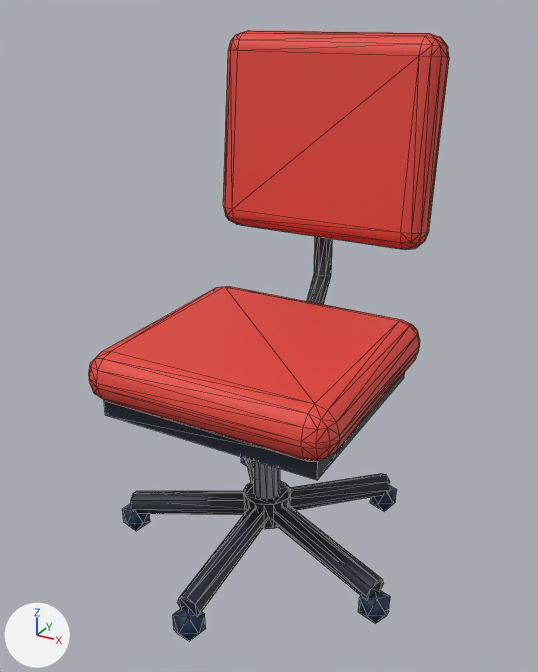
The glTF model game/assets/models/farol7_base/farol7_chair.glb, before and after one commit.
One viewpoint serves both versions: a 50 mm camera at (0.641, -1.157, 1.08) aimed at (0.011, -0.012, 0.507). Every picture has the same lights, and +X, +Y and +Z are marked at lower left. The first picture is the older version. Mesh edges are drawn as thin lines. Vertices at exactly the same position are counted once.

The first picture shows 'Farol7_Chair'.
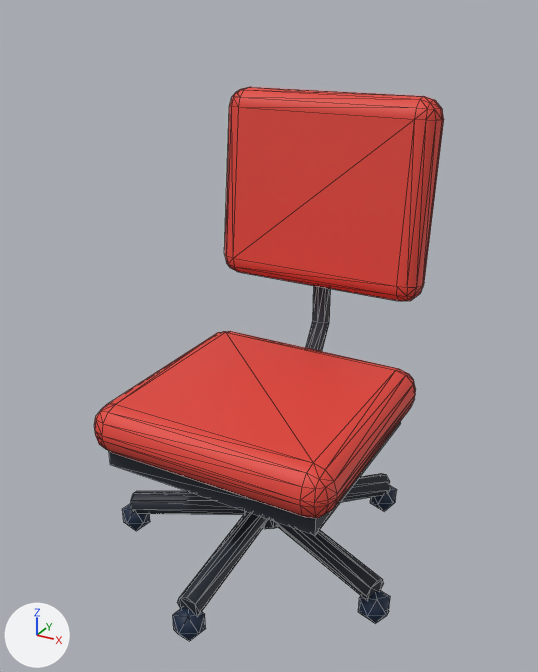
Location of each change, [x1, y1, x2, y2] in pixels of the pictures (538 x 672 px; the box of a moved part takes in the faces that stretch with it):
'Farol7_Chair', reshaped (9% shorter): before [89, 30, 449, 642]; after [94, 87, 444, 642]
part 1 of me_farol7_chair, moved or reshaped: before [104, 372, 405, 480]; after [109, 421, 401, 535]
part 2 of me_farol7_chair, moved or reshaped: before [307, 236, 332, 304]; after [306, 286, 331, 351]
part 3 of me_farol7_chair, moved or reshaped: before [89, 287, 420, 461]; after [94, 331, 416, 518]
part 4 of me_farol7_chair, moved or reshaped: before [223, 30, 449, 250]; after [225, 87, 444, 301]
part 5 of me_farol7_chair, moved or reshaped (not visible afterwards): before [254, 461, 280, 499]

What the commit changed:
me_farol7_chair is used by ob_farol7_chair; location (0.0, 0.0, 0.0).
me_farol7_chair had 448 vertices, 824 faces and spanned x -0.317..0.317, y -0.335..0.315, z 0.005..1.039.
me_farol7_chair now has 448 vertices, 824 faces and spans x -0.317..0.317, y -0.335..0.315, z 0.005..0.929.
me_farol7_chair part 1: the loose piece of 8 vertices spanning x -0.22..0.22, y -0.23..0.19, z 0.38..0.42 is moved by (0.0, 0.0, -0.11).
me_farol7_chair part 2: the loose piece of 24 vertices spanning x -0.02..0.02, y 0.163..0.27, z 0.429..0.66 is moved by (0.0, 0.0, -0.11).
me_farol7_chair part 3: the loose piece of 96 vertices spanning x -0.25..0.25, y -0.26..0.22, z 0.41..0.51 is moved by (0.0, 0.0, -0.11).
me_farol7_chair part 4: the loose piece of 96 vertices spanning x -0.23..0.23, y 0.189..0.311, z 0.641..1.039 is moved by (0.0, 0.0, -0.11).
me_farol7_chair part 5: all 12 vertices in x -0.028..0.028, y -0.028..0.028, z 0.42 are moved by (0.0, 0.0, -0.13).
Other edits to the shape of me_farol7_chair do not show in these pictures.
